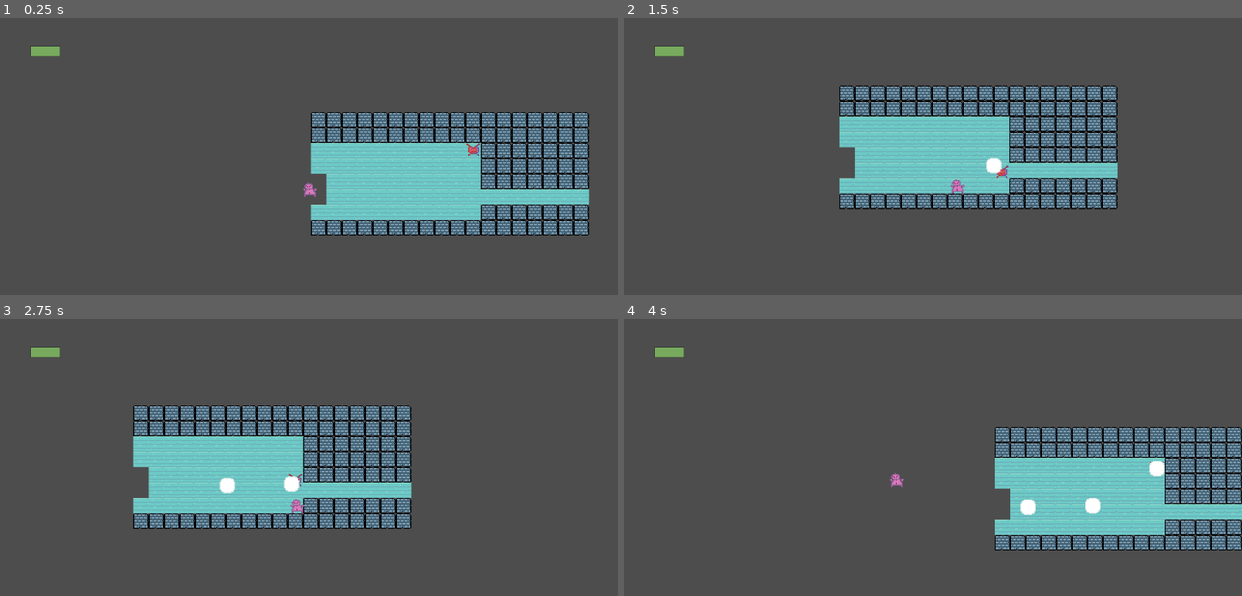
Above: before the commit, frames 1-4 (two rows, left to right).
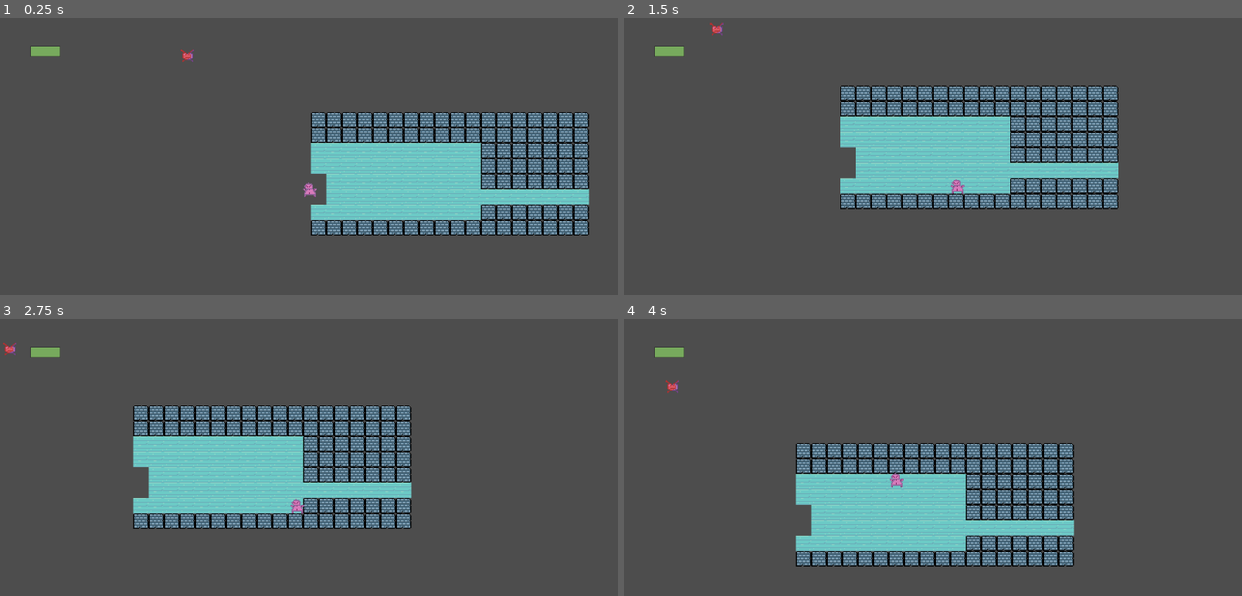
Above: after the commit, the same moments.

Repository: AndreAnimator/bullet-gel
Game: Godot game, scene res://Scenes/playground.tscn
Two runs of this game, one before a commit and one after it. Both use one fixed random seed, a clock stepped at 60 frames per second and the inputs below.
Inputs (mouse positions are in pixels of both pictures, inside the frame that each line leads up to):
- Up to frame 1 (0.25 s): no input
- Up to frame 2 (1.5 s): move the mouse to (1068, 173) at 0.52 s; hold D (move_right) 0.53-1.28 s; click (1068, 173) at 0.6 s; move the mouse to (809, 206) at 1.27 s; hold S (move_down) from 1.28 s (still down); tap Ctrl (dash) at 1.35 s
- Up to frame 3 (2.75 s): click (185, 507) at 1.55 s; move the mouse to (370, 413) at 2.02 s; release S (move_down) at 2.03 s; hold D (move_right) from 2.03 s (still down); click (370, 413) at 2.1 s
- Up to frame 4 (4 s): move the mouse to (902, 559) at 2.77 s; release D (move_right) at 2.78 s; hold W (move_up) 2.78-3.53 s; click (902, 559) at 2.85 s; move the mouse to (1118, 543) at 3.52 s; hold A (move_left) from 3.53 s (still down); hold Ctrl (dash) from 3.53 s (still down); click (1118, 543) at 3.8 s

The runs differ from the first frame. In frame 1, 0.1% of the frame differs, in the area x 29-78%, y 11-50%; in frame 2, 4.5%; in frame 3, 0.3%; in frame 4, 31%, in the area x 6-100%, y 22-90%.
Error after the commit: Trying to assign value of type 'bullet.gd' to a variable of type 'bullets.gd'. (res://Util/Components/hurtbox.gd:6)

Commit message:
Added a State Machine to the Enemy but no functional shooting yet

Diff:
--- /dev/null
+++ b/Entities/Enemies/EnemyTemplate/States/enemy_chase.gd
@@ -0,0 +1,41 @@
+extends EnemyState
+
+@export var chase_speed := 75.0
+
+var shooting_frequency = 80
+var shooting_wait = 0
+
+const obj_bullet = preload("res://Objects/Bullets/bullets.tscn")
+
+func physics_process_state(delta: float):
+	print("persiga")
+	var direction = player.global_position - enemy.global_position
+
+	var distance = direction.length()
+	if distance > enemy.chase_radius:
+		transitioned.emit(self, "wander")
+		return
+
+	enemy.velocity = direction.normalized()*chase_speed
+
+	if distance <= enemy.follow_radius:
+		enemy.velocity = Vector2.ZERO
+
+	enemy.move_and_slide()
+
+	shooting_wait += 1
+	if shooting_wait == shooting_frequency:
+		print(" o que é direção ")
+		print("pou pou")
+		print(direction)
+		shoot(direction, 20)
+		shooting_wait = 0
+
+func shoot(direction: Vector2, speed):
+	print("Atira caralho")
+	var player = get_tree().get_first_node_in_group("player")
+	var new_bullet = obj_bullet.instantiate()
+	direction = direction - enemy.global_position
+	get_parent().add_child(new_bullet)
+	new_bullet.position = enemy.position
+	new_bullet.rotation = direction.angle()
--- /dev/null
+++ b/Entities/Enemies/EnemyTemplate/States/enemy_idle.gd
@@ -0,0 +1,27 @@
+extends EnemyState
+
+var idle_timer : Timer
+
+func enter():
+	print("ta idle")
+	enemy.velocity = Vector2.ZERO
+
+	idle_timer = Timer.new()
+	idle_timer.wait_time = randi_range(3, 10)
+	idle_timer.timeout.connect(on_timeout)
+	idle_timer.autostart = true
+	add_child(idle_timer)
+
+func on_timeout():
+	print("Dá uma caminhadinha")
+	transitioned.emit(self, "wander")
+
+func _physics_process(delta: float) -> void:
+	try_chase()
+
+func exit():
+	print("Saia do Idle")
+	idle_timer.stop()
+	idle_timer.timeout.disconnect(on_timeout)
+	idle_timer.queue_free()
+	idle_timer = null
--- /dev/null
+++ b/Entities/Enemies/EnemyTemplate/States/enemy_state.gd
@@ -0,0 +1,38 @@
+class_name EnemyState
+extends Node
+
+signal transitioned(state: EnemyState, new_state_name: String)
+
+@onready var enemy : Enemy = get_owner()
+var player : Player
+
+func _ready():
+    print("Ready")
+    player = get_tree().get_first_node_in_group("player")
+    print("Pegou o Player")
+    print(player)
+    enemy.damaged.connect(on_damaged)
+
+func enter():
+    pass
+
+func process_state(delta: float):
+    pass
+
+func physics_process_state(delta: float):
+    pass
+
+func exit():
+    pass
+
+func try_chase() -> bool:
+    if get_distance_to_player() <= enemy.detection_radius:
+        transitioned.emit(self, "chase")
+        return true
+    return false
+
+func get_distance_to_player() -> float:
+    return player.global_position.distance_to(enemy.global_position)
+
+func on_damaged(attack: Attack):
+    transitioned.emit(self, "stun")
--- /dev/null
+++ b/Entities/Enemies/EnemyTemplate/States/enemy_stun.gd
@@ -0,0 +1,23 @@
+extends EnemyState
+
+var timer : Timer
+
+func enter():
+	print("Stun")
+	timer = Timer.new()
+	timer.wait_time = 1.0
+	timer.autostart = true
+	timer.timeout.connect(on_timer_finished)
+	add_child(timer)
+	enemy.stunned = true
+
+func exit():
+	timer.stop()
+	timer.timeout.disconnect(on_timer_finished)
+	timer.queue_free()
+	timer = null
+	enemy.invincible = false
+
+func on_timer_finished():
+	if !try_chase():
+		transitioned.emit(self, "chase")
--- /dev/null
+++ b/Entities/Enemies/EnemyTemplate/States/enemy_wander.gd
@@ -0,0 +1,38 @@
+extends EnemyState
+
+@export var min_wander_time := 2.5
+@export var max_wander_time := 10.0
+@export var wander_speed := 50.0
+
+var wander_direction : Vector2
+
+var wander_timer : Timer
+
+func enter():
+    print("Ta wander")
+    wander_direction = Vector2.UP.rotated(deg_to_rad(randf_range(0, 360)))
+    wander_timer = Timer.new()
+    wander_timer.wait_time = randf_range(min_wander_time, max_wander_time)
+    wander_timer.timeout.connect(on_timer_finished)
+    wander_timer.autostart = true
+    add_child(wander_timer)
+
+func physics_process_state(delta: float):
+    print("da wander")
+    enemy.velocity = wander_direction*wander_speed
+    enemy.move_and_slide()
+    print("wandering")
+
+    try_chase()
+    print("Tenta persegui")
+
+func on_timer_finished():
+    transitioned.emit(self, "idle")
+    print("Vai pra idle")
+
+func exit():
+    print("Saiu do wander")
+    wander_timer.stop()
+    wander_timer.timeout.disconnect(on_timer_finished)
+    wander_timer.queue_free()
+    wander_timer = null
--- a/Entities/Enemies/EnemyTemplate/enemy.gd
+++ b/Entities/Enemies/EnemyTemplate/enemy.gd
@@ -1,65 +1,43 @@
+class_name Enemy
 extends CharacterBody2D
+#tem que fazer ele extender a mesma classe que o player
 
-const obj_bullet = preload("res://Objects/Bullets/bullets.tscn")
 const check_point: Vector2 = Vector2(169.0, -39.0)
-var shooting_frequency = 80
-var shooting_wait = 0
-var can_move = true
-var movement_speed: float = 50
-var acceleration: float = 500
-var friction: float = acceleration / movement_speed
-var facing: int = 0
 
-func _process(delta: float) -> void:
-	shooting_wait += 1
-	if shooting_wait == shooting_frequency:
-		shoot(180, 50)
-		shooting_wait = 0
-	movement(delta)
+var invincible = false # stunned
+var isAlive := true
+var health: int = 3
 
-func _physics_process(delta: float) -> void:
-	move_and_slide()
+signal damaged(attack: Attack)
 
-func movement(delta: float):
-	apply_traction(delta)
-	apply_friction(delta)
-
-func apply_traction(delta: float) -> void:
-	var traction: Vector2 = Vector2()
-
-	if(can_move):
-		if facing == 0:
-			traction.y -= 1
-		if facing == 1:
-			traction.y += 1
-		if facing == 2:
-			traction.x -= 1
-		if facing == 3:
-			traction.x += 1
-
-	traction = traction.normalized()
-
-	velocity += traction * acceleration * delta
-
-func apply_friction(delta: float) -> void:
-	velocity -= velocity * friction * delta
-
-func shoot(direction: float, speed):
-	var new_bullet = obj_bullet.instantiate()
-	new_bullet.velocity = Vector2(speed, 0).rotated(deg_to_rad(direction))
-	new_bullet.position = position
-	get_parent().add_child(new_bullet)
+@export_group("Vision Ranges")
+@export var detection_radius := 100.0
+@export var chase_radius := 200.0
+@export var follow_radius := 25.0
 
 func respawn():
+	print("ele respawna?")
 	position = check_point
+	isAlive = true
+	health = 3
 
 
 func _on_area_2d_body_entered(body: Node2D) -> void:
 	if body.is_in_group("player"):
+		#TODO adaptar isso pra usar hurtbox no lugar
 		if body.is_invincible():
 			body.take_damage(1)
-	if body.is_in_group("solid"):
-		if facing == 1:
-			facing = 0
-		else:
-			facing = 1
+
+func take_damage(dmg):
+	print("Tomou lhe")
+	if(!invincible):
+		health -= dmg
+		if health <= 0:
+			queue_free()
+
+func is_invincible():
+	return invincible
+
+func _on_hitbox_damaged(attack:Attack) -> void:
+	print("jumpscare q isso funciona")
+	damaged.emit(attack)
--- a/Entities/Enemies/EnemyTemplate/enemy.tscn
+++ b/Entities/Enemies/EnemyTemplate/enemy.tscn
@@ -1,28 +1,57 @@
-[gd_scene load_steps=5 format=3 uid="uid://tjiidy66w3hg"]
+[gd_scene load_steps=12 format=3 uid="uid://tjiidy66w3hg"]
 
 [ext_resource type="Script" uid="uid://o6o3n5bmg7o" path="res://Entities/Enemies/EnemyTemplate/enemy.gd" id="1_4gyqm"]
 [ext_resource type="Texture2D" uid="uid://8gok1px5stqh" path="res://Assets/enemy.png" id="1_7k104"]
+[ext_resource type="Script" uid="uid://c1wjv857a0mom" path="res://Util/Components/hitbox.gd" id="2_m0rfr"]
+[ext_resource type="Script" uid="uid://b4j6levlit25k" path="res://Util/Components/health.gd" id="4_3oxjx"]
+[ext_resource type="Script" uid="uid://blhe4swsuh8eb" path="res://Entities/Enemies/EnemyTemplate/enemy_state_machine.gd" id="5_m0rfr"]
+[ext_resource type="Script" uid="uid://e4fxsres0ct8" path="res://Entities/Enemies/EnemyTemplate/States/enemy_idle.gd" id="6_kwjsh"]
+[ext_resource type="Script" uid="uid://b4n2obk2rvaq7" path="res://Entities/Enemies/EnemyTemplate/States/enemy_wander.gd" id="7_e6gbo"]
+[ext_resource type="Script" uid="uid://dlh40o0wyg28d" path="res://Entities/Enemies/EnemyTemplate/States/enemy_chase.gd" id="8_cor1t"]
+[ext_resource type="Script" uid="uid://c3inkuipvrp51" path="res://Entities/Enemies/EnemyTemplate/States/enemy_stun.gd" id="9_x00fy"]
+
+[sub_resource type="RectangleShape2D" id="RectangleShape2D_qi2p4"]
+size = Vector2(14, 13)
 
 [sub_resource type="RectangleShape2D" id="RectangleShape2D_4gyqm"]
 size = Vector2(11, 7)
 
-[sub_resource type="RectangleShape2D" id="RectangleShape2D_qi2p4"]
-size = Vector2(14, 13)
-
 [node name="Enemy" type="CharacterBody2D" groups=["enemy", "respawn"]]
 script = ExtResource("1_4gyqm")
+
+[node name="Hitbox" type="Area2D" parent="."]
+script = ExtResource("2_m0rfr")
+
+[node name="CollisionShape2D" type="CollisionShape2D" parent="Hitbox"]
+position = Vector2(0, -0.5)
+shape = SubResource("RectangleShape2D_qi2p4")
 
 [node name="CollisionShape2D" type="CollisionShape2D" parent="."]
 position = Vector2(0.5, 0.5)
 shape = SubResource("RectangleShape2D_4gyqm")
 
-[node name="Area2D" type="Area2D" parent="."]
-
-[node name="CollisionShape2D" type="CollisionShape2D" parent="Area2D"]
-position = Vector2(0, -0.5)
-shape = SubResource("RectangleShape2D_qi2p4")
-
 [node name="Enemy" type="Sprite2D" parent="."]
 texture = ExtResource("1_7k104")
 
-[connection signal="body_entered" from="Area2D" to="." method="_on_area_2d_body_entered"]
+[node name="Health" type="Node" parent="." node_paths=PackedStringArray("hitbox")]
+script = ExtResource("4_3oxjx")
+hitbox = NodePath("../Hitbox")
+
+[node name="EnemyStateMachine" type="Node" parent="." node_paths=PackedStringArray("initial_state")]
+script = ExtResource("5_m0rfr")
+initial_state = NodePath("Idle")
+
+[node name="Idle" type="Node" parent="EnemyStateMachine"]
+script = ExtResource("6_kwjsh")
+
+[node name="Wander" type="Node" parent="EnemyStateMachine"]
+script = ExtResource("7_e6gbo")
+
+[node name="Chase" type="Node" parent="EnemyStateMachine"]
+script = ExtResource("8_cor1t")
+
+[node name="Stun" type="Node" parent="EnemyStateMachine"]
+script = ExtResource("9_x00fy")
+
+[connection signal="body_entered" from="Hitbox" to="." method="_on_area_2d_body_entered"]
+[connection signal="damaged" from="Hitbox" to="." method="_on_hitbox_damaged"]
--- /dev/null
+++ b/Entities/Enemies/EnemyTemplate/enemy_state_machine.gd
@@ -0,0 +1,49 @@
+extends Node
+
+@export var initial_state : EnemyState
+
+var current_state : EnemyState
+var states : Dictionary = {}
+
+func _ready():
+	print("e esse state machine q n faz nada")
+	for child in get_children():
+		if child is EnemyState:
+			print("O nome  da criança " + child.name.to_lower())
+			states[child.name.to_lower()] = child
+			child.transitioned.connect(on_child_transition)
+
+	if initial_state:
+		current_state = initial_state
+		current_state.enter()
+
+func _process(delta):
+	if current_state:
+		print("oxi")
+		current_state.process_state(delta)
+
+func _physics_process(delta):
+	if current_state:
+		current_state.physics_process_state(delta)
+
+func on_child_transition(state: EnemyState, new_state_name: String):
+	print("Criança transicionou")
+	if state != current_state:
+		print("deferente")
+		print(state)
+		print(" != ")
+		print(current_state)
+		return
+
+	var new_state = states.get(new_state_name.to_lower())
+	if !new_state:
+		print("não é state")
+		return
+
+	if current_state:
+		print("Sai do state")
+		current_state.exit()
+
+	new_state.enter()
+	print("Entra no state")
+	current_state = new_state
--- a/Entities/Player/player.gd
+++ b/Entities/Player/player.gd
@@ -8,6 +8,7 @@
 const check_point: Vector2 = Vector2(0, 0)
 var can_move: bool = true
 var invincible: bool = false
+var can_shoot: bool = true
 
 # dash controls
 
@@ -21,6 +22,7 @@
 
 signal hp_changed
 signal died
+signal player_shoot
 
 # Camera Movement Control
 
@@ -35,6 +37,9 @@
 
 func _physics_process(delta: float) -> void:
 	move_and_slide()
+	if can_move and can_shoot:
+		if Input.is_action_just_pressed("primary_fire"):
+			emit_signal("player_shoot")
 
 func apply_traction(delta: float) -> void:
 	var traction: Vector2 = Vector2()
--- a/Entities/Player/player.tscn
+++ b/Entities/Player/player.tscn
@@ -1,8 +1,9 @@
-[gd_scene load_steps=5 format=3 uid="uid://ckmqdyqfpamim"]
+[gd_scene load_steps=6 format=3 uid="uid://ckmqdyqfpamim"]
 
 [ext_resource type="Script" uid="uid://dgoqmy41wvks2" path="res://Entities/Player/player.gd" id="1_onrkg"]
 [ext_resource type="Texture2D" uid="uid://bk54wvivdh3ib" path="res://Assets/protag.png" id="2_i3pqv"]
 [ext_resource type="Script" uid="uid://b7aubyhkr3ldi" path="res://Entities/Player/player_camera.gd" id="3_lu8i8"]
+[ext_resource type="Script" uid="uid://b8kge5j2w57xy" path="res://Entities/Player/player_weapon.gd" id="4_tekja"]
 
 [sub_resource type="RectangleShape2D" id="RectangleShape2D_onrkg"]
 size = Vector2(12, 14)
@@ -27,5 +28,12 @@
 
 [node name="DashAgainTimer" type="Timer" parent="."]
 
+[node name="PlayerWeapon" type="Node2D" parent="." node_paths=PackedStringArray("firing_position")]
+script = ExtResource("4_tekja")
+firing_position = NodePath("../FiringPosition")
+
+[node name="FiringPosition" type="Marker2D" parent="."]
+
+[connection signal="player_shoot" from="." to="PlayerWeapon" method="_on_character_body_2d_player_shoot"]
 [connection signal="timeout" from="DashTimer" to="." method="_on_dash_timer_timeout"]
 [connection signal="timeout" from="DashAgainTimer" to="." method="_on_dash_again_timer_timeout"]
--- /dev/null
+++ b/Entities/Player/player_weapon.gd
@@ -0,0 +1,19 @@
+extends Node2D
+
+@export var firing_position : Marker2D
+
+@onready var player : Player = get_owner()
+var firing_speed : float = 150
+
+const obj_bullet = preload("res://Objects/PlayerBullets/player_bullets.tscn")
+
+func _on_character_body_2d_player_shoot():
+	if sign(player.aim_position.x) != sign(firing_position.position.x):
+		firing_position.position.x *= -1
+
+	var spawned_bullet := obj_bullet.instantiate()
+	var mouse_direction := get_global_mouse_position()
+	spawned_bullet.velocity = Vector2(firing_speed, 0).rotated(mouse_direction.angle())
+	spawned_bullet.global_position = firing_position.global_position
+	spawned_bullet.rotation = mouse_direction.angle()
+	get_parent().add_child(spawned_bullet)
--- a/Objects/Bullets/bullets.gd
+++ b/Objects/Bullets/bullets.gd
@@ -1,22 +1,33 @@
-extends Area2D
+extends CharacterBody2D
+class_name Bullets
 
-var velocity: Vector2 = Vector2()
+@export var hurtbox : HurtBox
+
+@export var speed := 150.0
+@export var damage := 1.0
+
 var duration = 4000
 
 func _ready() -> void:
-    connect("body_entered", _on_body_entered)
+	pass
 
-func _process(delta: float) -> void:
-    position += velocity * delta
+func _physics_process(delta: float) -> void:
+	var direction = Vector2.RIGHT.rotated(rotation)
+	position += speed * direction
+	# var collision := move_and_collide(velocity*delta)
 
-    duration -= 1
-    if duration == 0:
-        queue_free()
+	var collision := move_and_collide(position*delta)
+	duration -= 1
+	if duration == 0:
+		queue_free()
 
 func _on_body_entered(body):
-    if body.is_in_group("player"):
-        if !body.is_invincible():
-            body.take_damage(1)
-            queue_free()
-    if body.is_in_group("solid"):
-        queue_free()
+	if body.is_in_group("player"):
+		if !body.is_invincible():
+			body.take_damage(1)
+			queue_free()
+	if body.is_in_group("solid"):
+		queue_free()
+
+func _on_bullet_hurtbox_body_entered(body: Node2D) -> void:
+	pass # Replace with function body.
--- a/Objects/Bullets/bullets.tscn
+++ b/Objects/Bullets/bullets.tscn
@@ -1,16 +1,29 @@
-[gd_scene load_steps=4 format=3 uid="uid://ygrw13ixb371"]
+[gd_scene load_steps=6 format=3 uid="uid://ygrw13ixb371"]
 
 [ext_resource type="Script" uid="uid://t0w1ushk1ulp" path="res://Objects/Bullets/bullets.gd" id="1_daqjf"]
 [ext_resource type="Texture2D" uid="uid://comww2bvwsma" path="res://Assets/bullet.png" id="2_qumpn"]
+[ext_resource type="Script" uid="uid://bapqvi2geihtq" path="res://Util/Components/hurtbox.gd" id="3_wr1be"]
+
+[sub_resource type="RectangleShape2D" id="RectangleShape2D_yc357"]
+size = Vector2(20, 2)
 
 [sub_resource type="RectangleShape2D" id="RectangleShape2D_u0h1s"]
 size = Vector2(12, 12)
 
-[node name="Bullets" type="Area2D"]
+[node name="Bullets" type="CharacterBody2D"]
 script = ExtResource("1_daqjf")
 
 [node name="Bullet" type="Sprite2D" parent="."]
 texture = ExtResource("2_qumpn")
 
 [node name="CollisionShape2D" type="CollisionShape2D" parent="."]
+position = Vector2(0, 9)
+shape = SubResource("RectangleShape2D_yc357")
+
+[node name="BulletHurtbox" type="Area2D" parent="."]
+script = ExtResource("3_wr1be")
+
+[node name="CollisionShape2D" type="CollisionShape2D" parent="BulletHurtbox"]
 shape = SubResource("RectangleShape2D_u0h1s")
+
+[connection signal="body_entered" from="BulletHurtbox" to="." method="_on_bullet_hurtbox_body_entered"]
--- /dev/null
+++ b/Objects/PlayerBullets/bullet.gd
@@ -0,0 +1,28 @@
+class_name Bullet
+extends CharacterBody2D
+
+@export var hurtbox : HurtBox
+
+@export var speed := 20.0
+@export var damage := 1.0
+var duration = 4000
+
+func _ready() -> void:
+	if hurtbox:
+		hurtbox.hit_enemy.connect(on_enemy_hit)
+
+func _physics_process(delta: float) -> void:
+	var direction = Vector2.RIGHT.rotated(rotation)
+
+	velocity = direction * speed
+	var collision := move_and_collide(velocity*delta)
+
+	duration -= 1
+
+	if collision:
+		queue_free()
+	elif duration == 0:
+		queue_free()
+
+func on_enemy_hit():
+	queue_free()
--- /dev/null
+++ b/Objects/PlayerBullets/player_bullets.tscn
@@ -0,0 +1,29 @@
+[gd_scene load_steps=5 format=3 uid="uid://b6xkm0vifs0ay"]
+
+[ext_resource type="Script" uid="uid://bcnp3k8tln38u" path="res://Objects/PlayerBullets/bullet.gd" id="1_lyxxk"]
+[ext_resource type="Texture2D" uid="uid://6v26f1yk146c" path="res://Assets/player_bullet.png" id="2_lyxxk"]
+[ext_resource type="Script" uid="uid://bapqvi2geihtq" path="res://Util/Components/hurtbox.gd" id="3_adegj"]
+
+[sub_resource type="RectangleShape2D" id="RectangleShape2D_cd1yt"]
+size = Vector2(16, 3.95335)
+
+[node name="PlayerBullets" type="CharacterBody2D"]
+script = ExtResource("1_lyxxk")
+
+[node name="Bullet" type="Sprite2D" parent="."]
+rotation = 1.5708
+scale = Vector2(0.949967, 1)
+texture = ExtResource("2_lyxxk")
+
+[node name="CollisionShape2D" type="CollisionShape2D" parent="."]
+position = Vector2(0, 3)
+scale = Vector2(1, 1.0118)
+shape = SubResource("RectangleShape2D_cd1yt")
+
+[node name="Hurtbox" type="Area2D" parent="."]
+script = ExtResource("3_adegj")
+
+[node name="CollisionShape2D" type="CollisionShape2D" parent="Hurtbox"]
+position = Vector2(0, -2.08616e-07)
+scale = Vector2(1, 1.0118)
+shape = SubResource("RectangleShape2D_cd1yt")
--- a/Scenes/playground.tscn
+++ b/Scenes/playground.tscn
@@ -32,7 +32,7 @@
 tile_set = SubResource("TileSet_v7dth")
 
 [node name="Enemy" parent="." instance=ExtResource("4_wqftc")]
-position = Vector2(169, -39)
+position = Vector2(-127, -137)
 
 [node name="CanvasGroup" type="CanvasGroup" parent="."]
 
--- /dev/null
+++ b/Util/Classes/attack.gd
@@ -0,0 +1,3 @@
+class_name Attack
+
+var damage := 1.0
--- /dev/null
+++ b/Util/Components/health.gd
@@ -0,0 +1,27 @@
+class_name Health
+extends Node
+
+signal health_changed(health: float)
+
+@export var hitbox: HitBox
+
+@export var max_health := 10.0
+@onready var health := max_health
+
+# tenho que deixar isso genérico pra que aconteça com o player também?
+# @onready var enemy = Enemy = get_owner
+
+func _ready():
+    if hitbox:
+        hitbox.damaged.connect(on_damaged)
+
+func on_damaged(attack: Attack):
+    # if !enemy.alive:
+        # return
+
+    health -= attack.damage
+    health_changed.emit(health)
+
+    if health <= 0:
+        health = 0
+        # enemy.alive = false
--- /dev/null
+++ b/Util/Components/hitbox.gd
@@ -0,0 +1,7 @@
+class_name HitBox
+extends Area2D
+
+signal damaged(attack: Attack)
+
+func damage(attack: Attack):
+    damaged.emit(attack)
--- /dev/null
+++ b/Util/Components/hurtbox.gd
@@ -0,0 +1,17 @@
+class_name HurtBox
+extends Area2D
+
+# signal hit_enemy #fazer genérico pro player
+
+@onready var bullet : Bullets = get_owner()
+
+func _ready() -> void:
+	area_entered.connect(on_area_entered)
+
+func on_area_entered(area: Area2D):
+	pass
+	# if area is HitBox:
+	# 	var attack = Attack.new()
+	#	attack.damage = bullet.damage
+	#	area.damage(attack)
+		# hit_enemy.emit() # TODO fazer genérico pro player
--- a/project.godot
+++ b/project.godot
@@ -19,6 +19,8 @@
 
 window/size/viewport_width=1280
 window/size/viewport_height=720
+mouse_cursor/custom_image="uid://fhqtvaq1h7ax"
+mouse_cursor/custom_image_hotspot=Vector2(8, 8)
 
 [file_customization]
 
@@ -31,7 +33,9 @@
 "res://Objects/": "orange",
 "res://Objects/Bullets/": "orange",
 "res://Scenes/": "green",
-"res://UI/": "teal"
+"res://UI/": "teal",
+"res://Util/": "pink",
+"res://Util/Classes/": "pink"
 }
 
 [global_group]
Binary file added: Assets/crosshair.png
Not shown, added: Assets/crosshair.png.import
Binary file added: Assets/player_bullet.png
Not shown, added: Assets/player_bullet.png.import
Not shown, added: Entities/Enemies/EnemyTemplate/States/enemy_chase.gd.uid
Not shown, added: Entities/Enemies/EnemyTemplate/States/enemy_idle.gd.uid
Not shown, added: Entities/Enemies/EnemyTemplate/States/enemy_state.gd.uid
Not shown, added: Entities/Enemies/EnemyTemplate/States/enemy_stun.gd.uid
Not shown, added: Entities/Enemies/EnemyTemplate/States/enemy_wander.gd.uid
Not shown, added: Entities/Enemies/EnemyTemplate/enemy_state_machine.gd.uid
Not shown, added: Entities/Player/player_weapon.gd.uid
Not shown, added: Objects/PlayerBullets/bullet.gd.uid
(and 4 more such lines)
